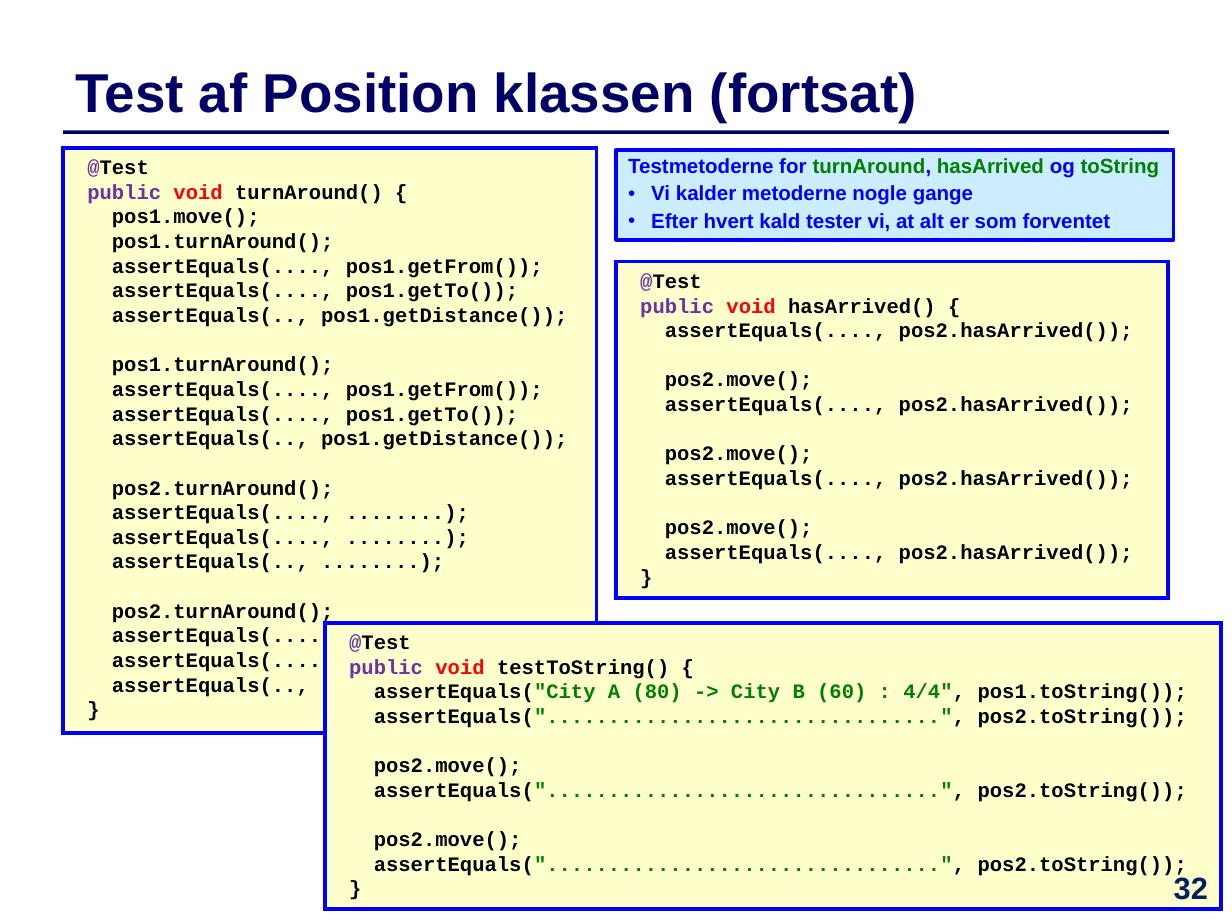
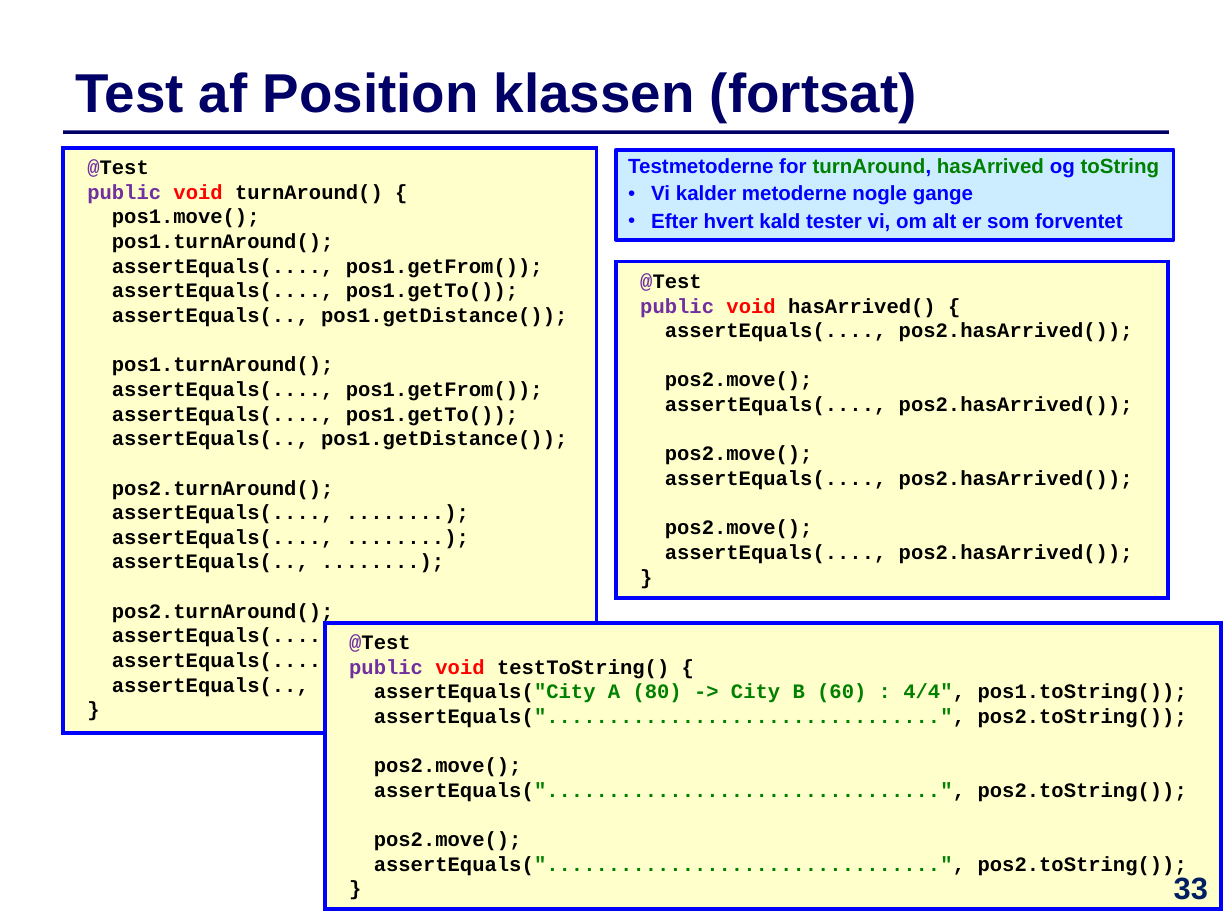
Before and after one commit to IntProgAU/Materiale, a slide deck: slide 33 of web/e21/uge_12/Slides-Uge12.pptx (slide 32 before the commit). Drawn at 1232x924 pixels with LibreOffice and Linux fonts; fonts in the diff are those of the drawing. Boxes give left, top, right and bottom in pixels: in the first picture for what was removed or moved away, otherwise in the second. Text is boxed around its words. In the diff, an @@ line names an element or a change of style, - is before the commit and + after.

```diff
--- a/web/e21/uge_12/Slides-Uge12.pptx
+++ b/web/e21/uge_12/Slides-Uge12.pptx
@@ text in rectangle at box(651, 213, 1123, 232): text changed @@
-• Efter hvert kald tester vi, at alt er som forventet
+• Efter hvert kald tester vi, om alt er som forventet
@@ page number at box(1174, 874, 1208, 900): text changed @@
-32
+33
```
Also in this commit, not shown: 13 other slides changed, 1 slide added, 1 other file.
